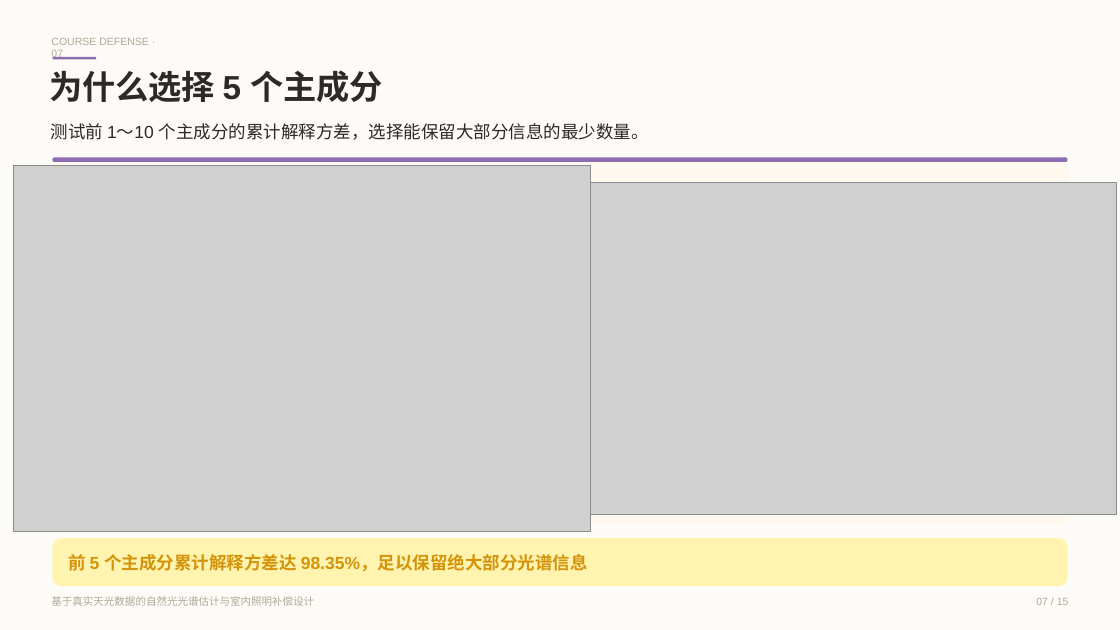
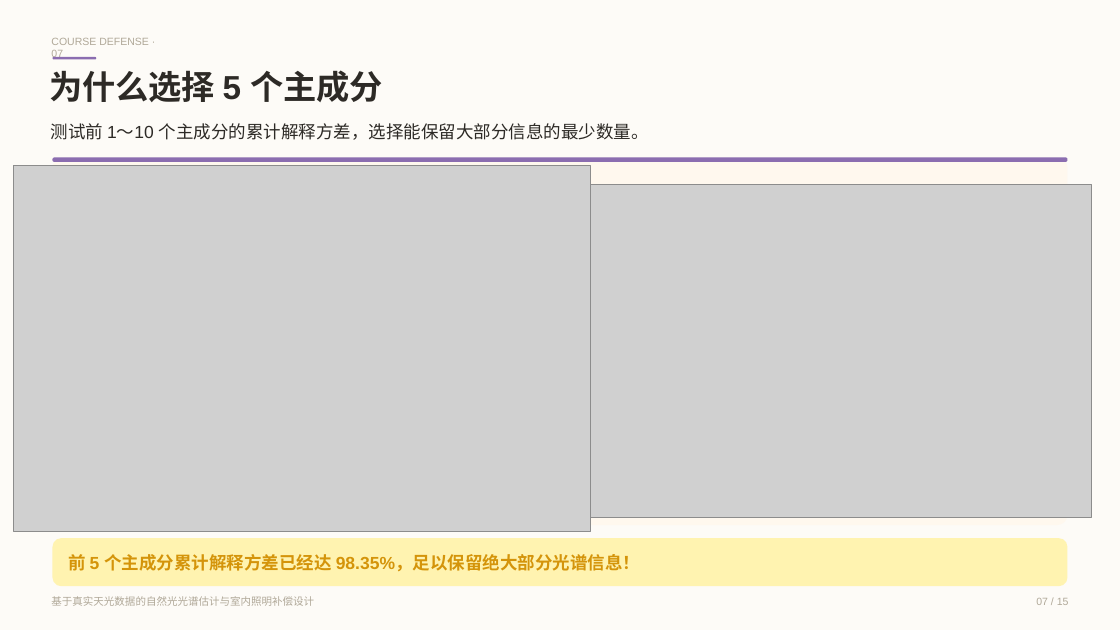
Before and after one commit to kmgcc/Pythian, a slide deck: slide 7 of python 课设_答辩 PPT/python_course_defense_20260615_171117.pptx. Drawn at 1120x630 pixels with LibreOffice and Linux fonts; fonts in the diff are those of the drawing; grey boxes stand for pictures. Boxes give left, top, right and bottom in pixels: in the first picture for what was removed or moved away, otherwise in the second. Text is boxed around its words. In the diff, an @@ line names an element or a change of style, - is before the commit and + after.

```diff
--- a/python 课设_答辩 PPT/python_course_defense_20260615_171117.pptx
+++ b/python 课设_答辩 PPT/python_course_defense_20260615_171117.pptx
@@ picture moved from (x1=591, y1=182, x2=1117, y2=515) to (x1=566, y1=185, x2=1092, y2=518) @@
@@ text at (x1=68, y1=554, x2=640, y2=571): text changed @@
-前 5 个主成分累计解释方差达 98.35%，足以保留绝大部分光谱信息
+前 5 个主成分累计解释方差已经达 98.35%，足以保留绝大部分光谱信息！
```
Also in this commit, not shown: 8 other slides changed, 4 other files.
